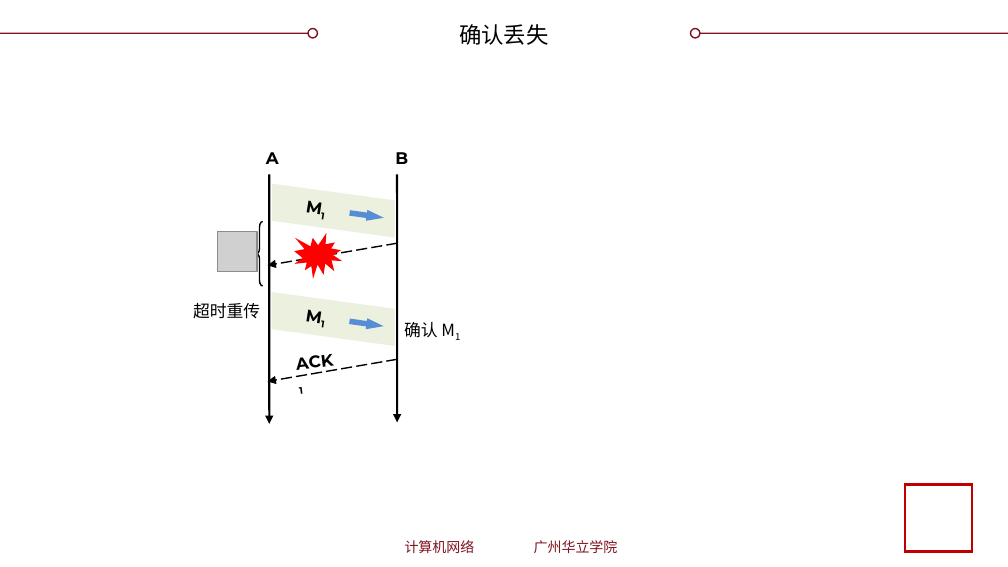
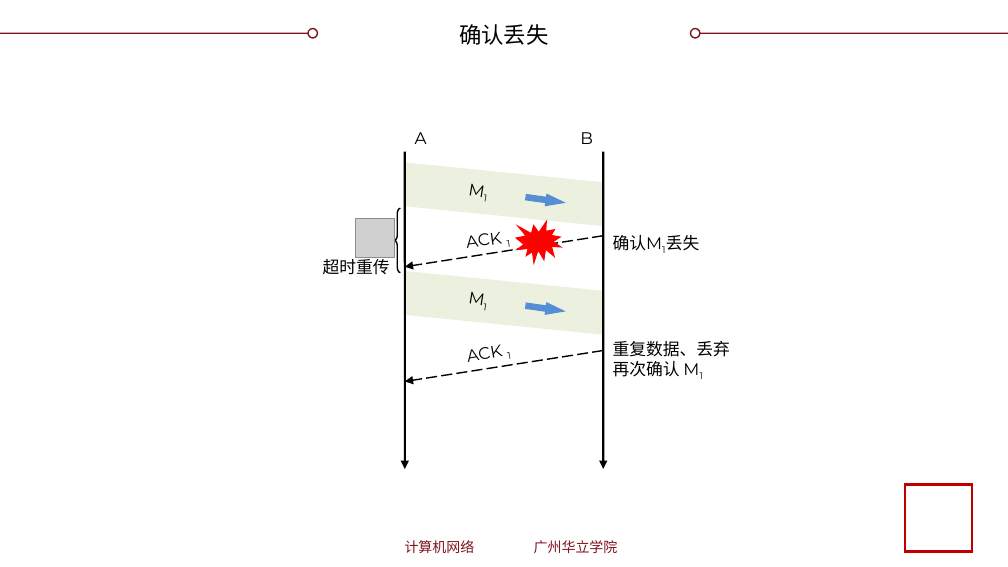
Before and after one commit to glplaman/glplaman.github.io, a slide deck: slide 60 of network/ppt/chap5.pptx. Drawn at 1008x567 pixels with LibreOffice and Linux fonts; fonts in the diff are those of the drawing; grey boxes stand for pictures; background and template pictures are left out. Boxes give left, top, right and bottom in pixels: in the first picture for what was removed or moved away, otherwise in the second. Text is boxed around its words. In the diff, an @@ line names an element or a change of style, - is before the commit and + after.

```diff
--- a/network/ppt/chap5.pptx
+++ b/network/ppt/chap5.pptx
@@ text "A": place and size @@
-text "A" at box(266, 152, 279, 164)
+text "A" at box(415, 132, 427, 144)
@@ text "A" at box(415, 132, 427, 144): bold off @@
@@ text "B" at box(580, 132, 593, 144): bold off @@
@@ text "B": place and size @@
-text "B" at box(395, 152, 408, 164)
+text "B" at box(580, 132, 593, 144)
@@ arrow removed from (269, 174) to (269, 424) @@
@@ arrow moved from (397, 174) - (397, 422) to (405, 151) - (405, 469) @@
@@ freeform shape: place and size @@
-freeform shape at box(272, 183, 395, 238)
+freeform shape at box(405, 162, 604, 226)
@@ rectangle "M1": place and size @@
-rectangle "M1" at box(294, 190, 338, 226)
+rectangle "M1" at box(457, 172, 501, 209)
@@ rectangle "M1" at box(457, 172, 501, 209): bold off; alignment left to centre; fill none to #EBF1DE @@
@@ arrow added from (603, 151) to (603, 469), #000000 1.5 pt @@
@@ left brace: place and size @@
-left brace at box(256, 222, 262, 286)
+left brace at box(394, 209, 400, 273)
@@ right arrow: place and size @@
-right arrow at box(349, 207, 385, 223)
+right arrow at box(524, 191, 566, 209)
@@ picture: place and size @@
-picture at box(218, 232, 257, 271)
+picture at box(355, 218, 394, 257)
@@ arrow moved from (397, 243) - (267, 265) to (603, 236) - (405, 267) @@
@@ text added at box(467, 232, 510, 253), 12 pt, text #000000 @@
+ACK 1
@@ irregular seal: place and size @@
-irregular seal at box(294, 233, 342, 278)
+irregular seal at box(515, 220, 562, 265)
@@ text at box(613, 235, 663, 251): text changed; font Noto Sans CJK SC to Montserrat @@
-确认 M1
+确认M1丢失
@@ text "超时重传": place and size @@
-text "超时重传" at box(193, 303, 260, 319)
+text "超时重传" at box(323, 256, 390, 275)
@@ freeform shape: place and size @@
-freeform shape at box(272, 292, 395, 347)
+freeform shape at box(405, 271, 604, 335)
@@ rectangle "M1": place and size @@
-rectangle "M1" at box(294, 299, 338, 335)
+rectangle "M1" at box(457, 280, 501, 316)
@@ rectangle "M1" at box(457, 280, 501, 316): bold off; alignment left to centre; fill none to #EBF1DE @@
@@ right arrow: place and size @@
-right arrow at box(349, 316, 385, 332)
+right arrow at box(524, 300, 566, 318)
@@ arrow moved from (397, 359) - (267, 381) to (603, 351) - (405, 381) @@
@@ text "ACK 1": place and size @@
-text "ACK 1" at box(297, 354, 334, 394)
+text "ACK 1" at box(468, 344, 511, 367)
@@ text "ACK 1" at box(468, 344, 511, 367): bold off; alignment left to centre; rotation 352 to 350 degrees @@
@@ text added at box(613, 341, 730, 377), 12 pt, text #000000 @@
+重复数据、丢弃
+再次确认 M1
```
Also in this commit, not shown: 6 other slides changed, 10 other files.
